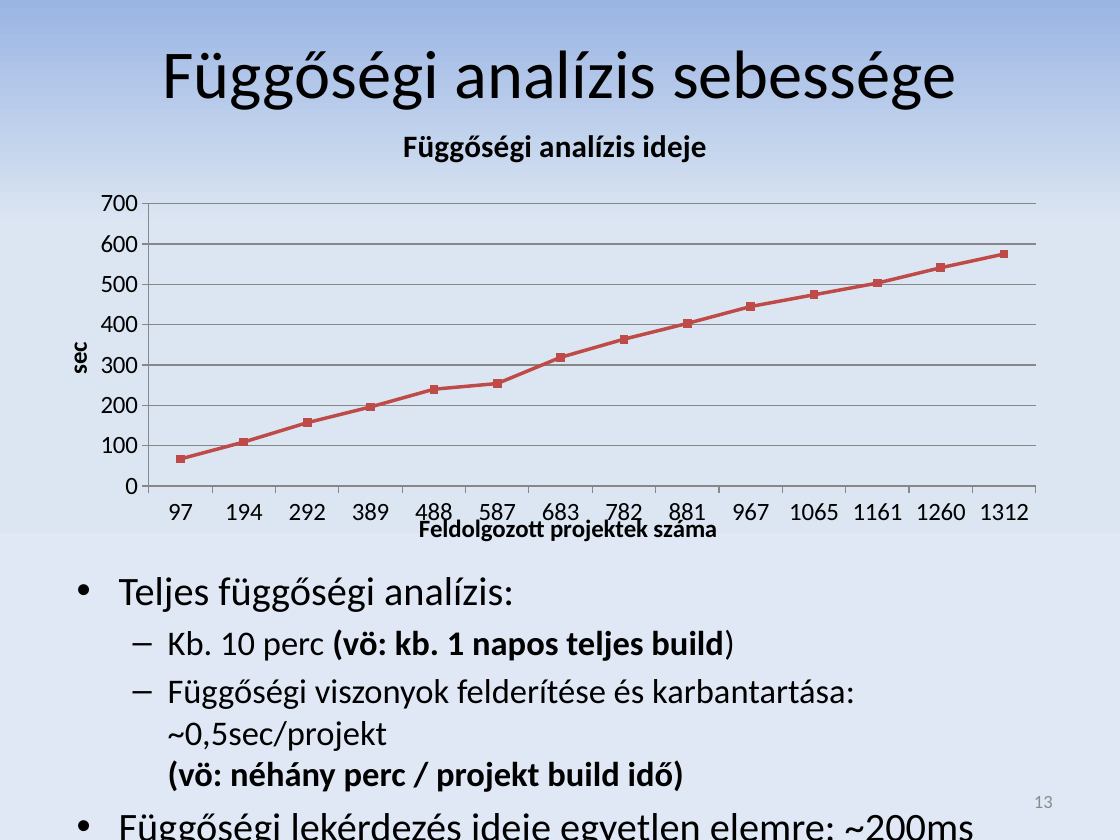
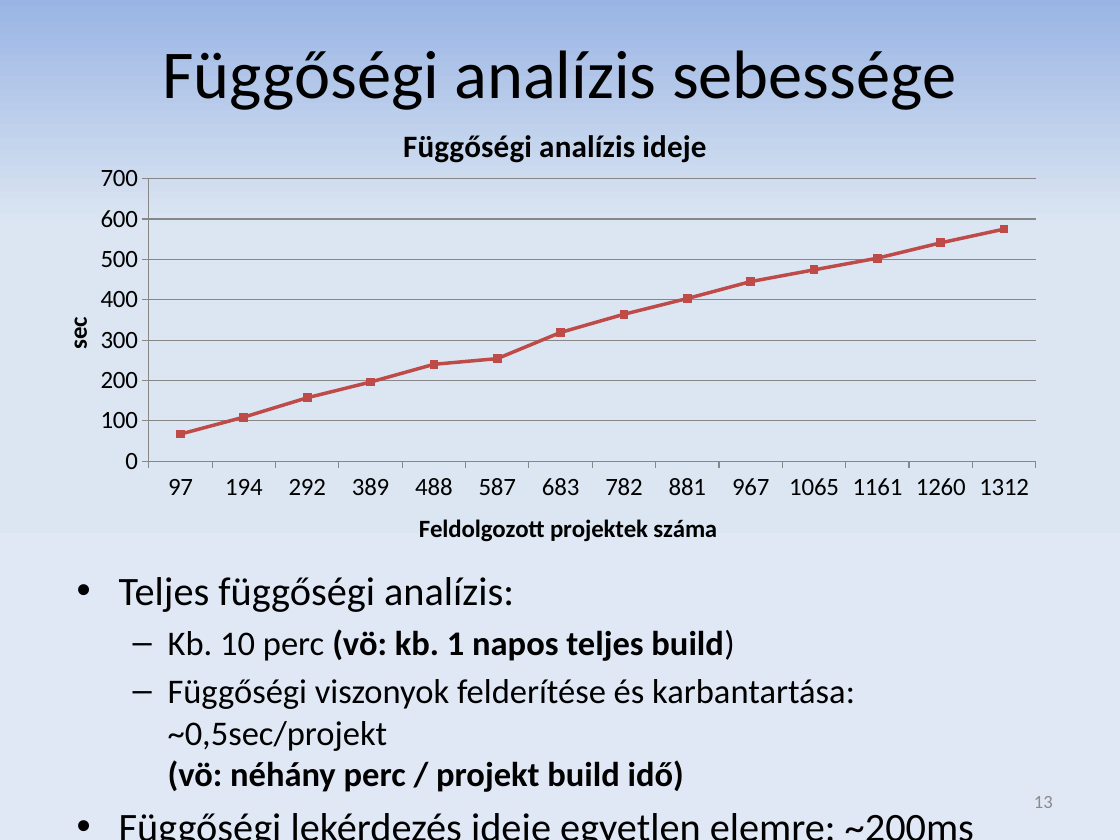
Before and after one commit to donat/incquery-deps, a slide deck: slide 13 of incquery-deps-thesis/presentation/zv_csikos_donat.pptx. Drawn at 1120x840 pixels with LibreOffice and Linux fonts; fonts in the diff are those of the drawing. Boxes give left, top, right and bottom in pixels: in the first picture for what was removed or moved away, otherwise in the second. Text is boxed around its words. In the diff, an @@ line names an element or a change of style, - is before the commit and + after.

```diff
--- a/incquery-deps-thesis/presentation/zv_csikos_donat.pptx
+++ b/incquery-deps-thesis/presentation/zv_csikos_donat.pptx
@@ line chart at box(56, 103, 1055, 551) @@
@@ category axis changed @@
@@ value axis changed @@
@@ plot area changed @@
```
Also in this commit, not shown: 3 other slides changed, 4 slides added, 1 other file.
